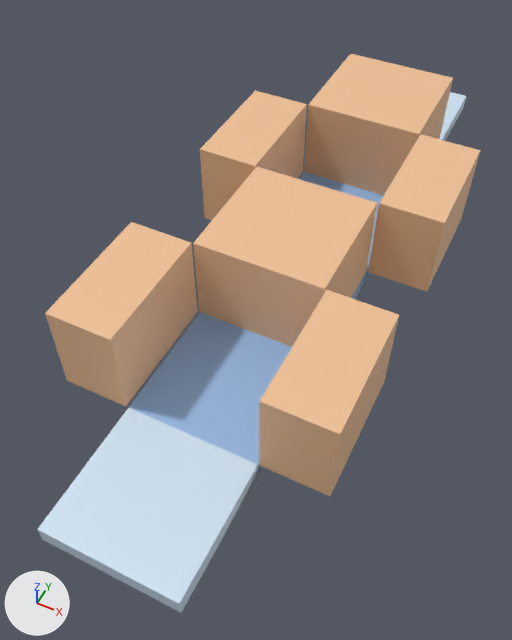
A saved change to the FBX model Assets/models/trap/woodMove.fbx.
Both versions are drawn from a 50 mm camera at (5.5, -14.4, 13.3) aimed at (-0.4, -2.6, -1.4). Every picture has the same lights, and +X, +Y and +Z are marked at lower left. Both versions are drawn at frame 1 of the action 'CINEMA_4D___'; the numbers are the values there. Vertices at the same position are counted once.

Script lines for the objects in view, before the commit:
```python
ob_floor = bpy.data.objects.new('floor', me_mesh_008)
ob_floor.parent = ob_woodmove
ob_floor.location = (-348.7, -119.3, -369.1)
ob_move = bpy.data.objects.new('move', me_mesh)
ob_move.parent = ob_mechanism4
ob_move.location = (267.5, 0.0, 0.0)
ob_move_2 = bpy.data.objects.new('move_2', me_mesh_001)
ob_move_2.parent = ob_mechanism4
ob_move_2.location = (-267.5, 0.0, 0.0)
ob_move_3 = bpy.data.objects.new('move_3', me_mesh_002)
ob_move_3.parent = ob_mechanism3
ob_move_3.location = (-87.5, 0.0, 0.0)
ob_move_4 = bpy.data.objects.new('move_4', me_mesh_003)
ob_move_4.parent = ob_mechanism3
ob_move_4.location = (87.5, 0.0, 0.0)
ob_move_5 = bpy.data.objects.new('move_5', me_mesh_004)
ob_move_5.parent = ob_mechanism2
ob_move_5.location = (-87.5, 0.0, 0.0)
ob_move_6 = bpy.data.objects.new('move_6', me_mesh_005)
ob_move_6.parent = ob_mechanism2
ob_move_6.location = (87.5, 0.0, 0.0)
ob_move_7 = bpy.data.objects.new('move_7', me_mesh_006)
ob_move_7.parent = ob_mechanism1
ob_move_7.location = (267.5, 0.0, 0.0)
ob_move_8 = bpy.data.objects.new('move_8', me_mesh_007)
ob_move_8.parent = ob_mechanism1
ob_move_8.location = (-267.5, 0.0, 0.0)
```
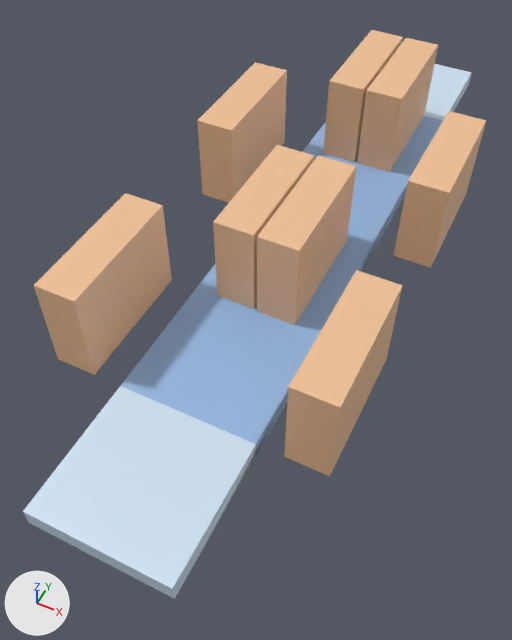
ob_mechanism2 is not drawn itself; it is the parent of ob_move_5, ob_move_6.
ob_mechanism3 is not drawn itself; it is the parent of ob_move_4, ob_move_3.
ob_mechanism1 is not drawn itself; it is the parent of ob_move_8, ob_move_7.
ob_mechanism4 is not drawn itself; it is the parent of ob_move_2, ob_move.

What differs and where, as boxes (x1, y1, x2, y2) in the pictures (512 x 640 px):
'floor', moved: before (37, 92, 466, 613); after (23, 64, 472, 599)
'move_8', mesh rescaled, moved (9% narrower): before (45, 222, 198, 406); after (33, 193, 172, 375)
'move_7', mesh rescaled, moved (15% narrower): before (259, 290, 399, 496); after (284, 270, 403, 476)
'move_6', mesh rescaled, moved (17% narrower): before (257, 184, 377, 347); after (257, 155, 356, 325)
'move', mesh rescaled, moved (17% narrower): before (368, 135, 480, 292); after (393, 111, 486, 268)
'move_5', mesh rescaled, moved (17% narrower): before (193, 167, 315, 334); after (213, 145, 314, 309)
'move_2', mesh rescaled, moved: before (200, 91, 307, 220); after (197, 62, 287, 203)
'move_4', mesh rescaled, moved (18% narrower): before (354, 66, 453, 195); after (357, 38, 438, 172)
'move_3', mesh rescaled, moved (17% narrower): before (304, 54, 401, 187); after (323, 30, 403, 162)

Diff of the bpy script that builds the scene:
```diff
--- a/Assets/models/trap/woodMove.fbx.py
+++ b/Assets/models/trap/woodMove.fbx.py
@@ me_mesh_007 @@
 me_mesh_007.from_pydata(...)  # 8 vertices, 6 faces; spans x -88.0..88.0, y -125.0..125.0, z -175.0..175.0
 # used by ob_move_8; parent = ob_mechanism1; location = (-267.5, 0.0, 0.0)
+# me_mesh_007 part 3: the whole mesh is scaled about its middle by (0.6, 1, 1)
 me_mesh_007.materials.append(mat_mechanism)
@@ me_mesh_003 @@
 me_mesh_003.from_pydata(...)  # 8 vertices, 6 faces; spans x -88.0..88.0, y -125.0..125.0, z -175.0..175.0
 # used by ob_move_4; parent = ob_mechanism3; location = (87.5, 0.0, 0.0)
+# me_mesh_003 part 8: the whole mesh is scaled about its middle by (0.6, 1, 1)
 me_mesh_003.materials.append(mat_mechanism)
@@ me_mesh_004 @@
 me_mesh_004.from_pydata(...)  # 8 vertices, 6 faces; spans x -88.0..88.0, y -125.0..125.0, z -175.0..175.0
 # used by ob_move_5; parent = ob_mechanism2; location = (-87.5, 0.0, 0.0)
+# me_mesh_004 part 5: the whole mesh is scaled about its middle by (0.6, 0.985, 0.985)
 me_mesh_004.materials.append(mat_mechanism)
@@ me_mesh_005 @@
 me_mesh_005.from_pydata(...)  # 8 vertices, 6 faces; spans x -88.0..88.0, y -125.0..125.0, z -175.0..175.0
 # used by ob_move_6; parent = ob_mechanism2; location = (87.5, 0.0, 0.0)
+# me_mesh_005 part 4: the whole mesh is scaled about its middle by (0.6, 1, 1)
 me_mesh_005.materials.append(mat_mechanism)
@@ me_mesh_001 @@
 me_mesh_001.from_pydata(...)  # 8 vertices, 6 faces; spans x -88.0..88.0, y -125.0..125.0, z -175.0..175.0
 # used by ob_move_2; parent = ob_mechanism4; location = (-267.5, 0.0, 0.0)
+# me_mesh_001 part 2: the whole mesh is scaled about its middle by (0.6, 1, 1)
 me_mesh_001.materials.append(mat_mechanism)
@@ me_mesh @@
 me_mesh.from_pydata(...)  # 8 vertices, 6 faces; spans x -88.0..88.0, y -125.0..125.0, z -175.0..175.0
 # used by ob_move; parent = ob_mechanism4; location = (267.5, 0.0, 0.0)
+# me_mesh part 1: the whole mesh is scaled about its middle by (0.6, 1, 1)
 me_mesh.materials.append(mat_mechanism)
@@ me_mesh_006 @@
 me_mesh_006.from_pydata(...)  # 8 vertices, 6 faces; spans x -88.0..88.0, y -125.0..125.0, z -175.0..175.0
 # used by ob_move_7; parent = ob_mechanism1; location = (267.5, 0.0, 0.0)
+# me_mesh_006 part 7: the whole mesh is scaled about its middle by (0.6, 1, 1)
 me_mesh_006.materials.append(mat_mechanism)
@@ me_mesh_002 @@
 me_mesh_002.from_pydata(...)  # 8 vertices, 6 faces; spans x -88.0..88.0, y -125.0..125.0, z -175.0..175.0
 # used by ob_move_3; parent = ob_mechanism3; location = (-87.5, 0.0, 0.0)
+# me_mesh_002 part 6: the whole mesh is scaled about its middle by (0.6, 1, 1)
 me_mesh_002.materials.append(mat_mechanism)
@@ ob_move_8 @@
 ob_move_8.parent = ob_mechanism1
-ob_move_8.location = (-267.5, 0.0, 0.0)
+ob_move_8.location = (-297.5, 0.0, 0.0)
@@ ob_move_4 @@
 ob_move_4.parent = ob_mechanism3
-ob_move_4.location = (87.5, 0.0, 0.0)
+ob_move_4.location = (57.5, 0.0, 0.0)
@@ ob_move_5 @@
 ob_move_5.parent = ob_mechanism2
-ob_move_5.location = (-87.5, 0.0, 0.0)
+ob_move_5.location = (-57.5, 0.0, 0.0)
@@ ob_move_6 @@
 ob_move_6.parent = ob_mechanism2
-ob_move_6.location = (87.5, 0.0, 0.0)
+ob_move_6.location = (57.5, 0.0, 0.0)
@@ ob_mechanism3 @@
 ob_mechanism3.parent = ob_woodmove
-ob_mechanism3.location = (-0.315, 29.84, -532.7)
+ob_mechanism3.location = (-0.315, 129.8, -522.7)
@@ ob_move_2 @@
 ob_move_2.parent = ob_mechanism4
-ob_move_2.location = (-267.5, 0.0, 0.0)
+ob_move_2.location = (-297.5, 0.0, 0.0)
@@ ob_floor @@
 ob_floor.parent = ob_woodmove
-ob_floor.location = (-348.7, -119.3, -369.1)
+ob_floor.location = (-348.7, -19.35, -359.1)
@@ ob_mechanism1 @@
 ob_mechanism1.parent = ob_woodmove
-ob_mechanism1.location = (-0.315, 29.84, 517.3)
+ob_mechanism1.location = (-0.315, 129.8, 527.3)
@@ ob_move @@
 ob_move.parent = ob_mechanism4
-ob_move.location = (267.5, 0.0, 0.0)
+ob_move.location = (297.5, 0.0, 0.0)
@@ ob_mechanism2 @@
 ob_mechanism2.parent = ob_woodmove
-ob_mechanism2.location = (-0.315, 29.84, 167.3)
+ob_mechanism2.location = (-0.315, 129.8, 177.3)
@@ ob_move_7 @@
 ob_move_7.parent = ob_mechanism1
-ob_move_7.location = (267.5, 0.0, 0.0)
+ob_move_7.location = (297.5, 0.0, 0.0)
@@ ob_mechanism4 @@
 ob_mechanism4.parent = ob_woodmove
-ob_mechanism4.location = (-0.315, 29.84, -182.7)
+ob_mechanism4.location = (-0.315, 129.8, -172.7)
@@ ob_move_3 @@
 ob_move_3.parent = ob_mechanism3
-ob_move_3.location = (-87.5, 0.0, 0.0)
+ob_move_3.location = (-57.5, 0.0, 0.0)
```
